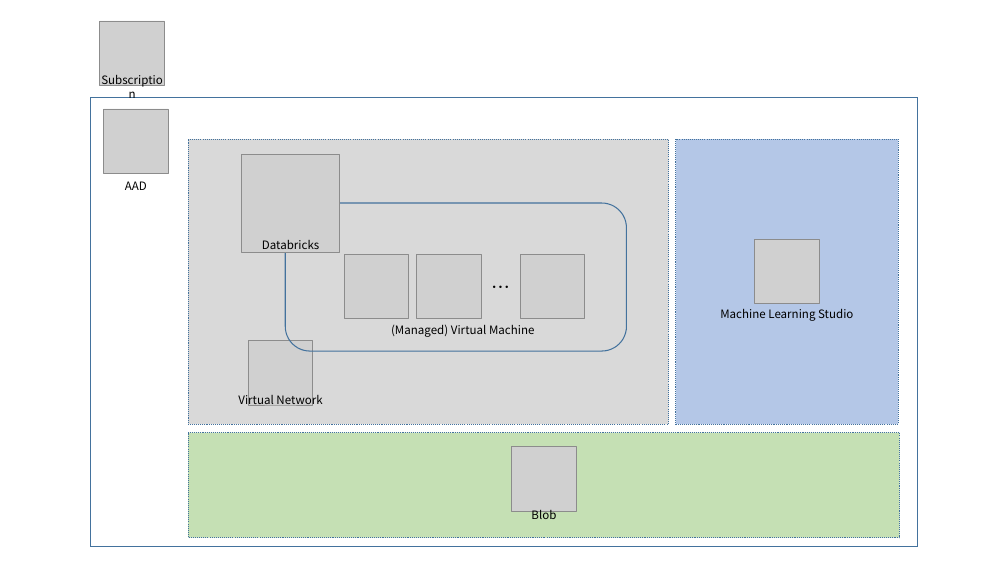
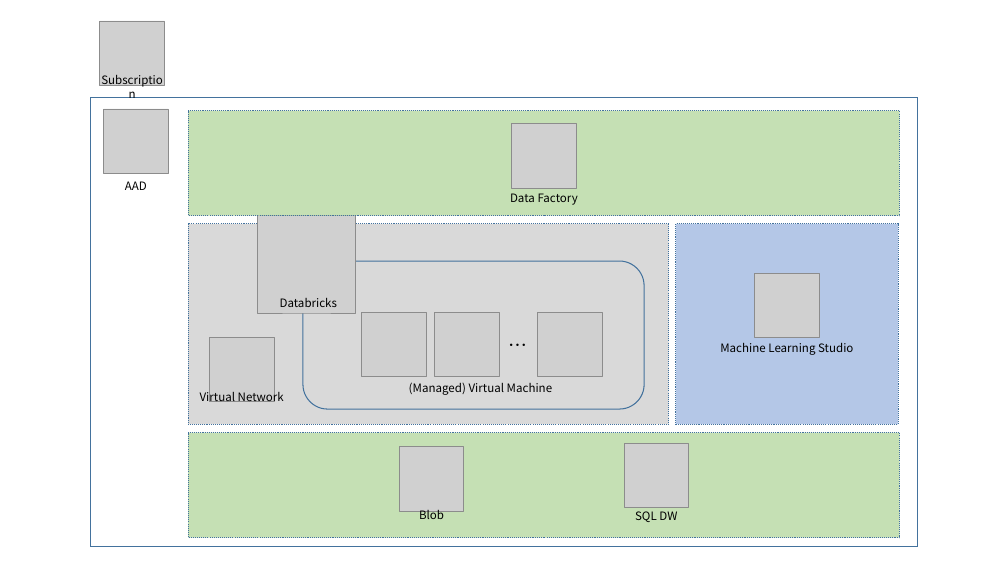
Before and after one commit to xlegend1024/az-cloudscale-adv-analytics, a slide deck: slide 2 of Architecture/az-databricks-hol-arch.pptx. Drawn at 1008x567 pixels with LibreOffice and Linux fonts; fonts in the diff are those of the drawing; grey boxes stand for pictures. Boxes give left, top, right and bottom in pixels: in the first picture for what was removed or moved away, otherwise in the second. Text is boxed around its words. In the diff, an @@ line names an element or a change of style, - is before the commit and + after.

```diff
--- a/Architecture/az-databricks-hol-arch.pptx
+++ b/Architecture/az-databricks-hol-arch.pptx
@@ rectangle added at bbox=[188, 110, 900, 216], fill #C5E0B4, outline #43739E 1 pt dashed @@
@@ picture added at bbox=[512, 124, 576, 188] @@
@@ text added at bbox=[510, 193, 578, 205], 11 pt, text #000000 @@
+Data Factory
@@ rectangle: place and size @@
-rectangle at bbox=[188, 139, 668, 424]
+rectangle at bbox=[188, 224, 668, 424]
@@ picture: place and size @@
-picture at bbox=[242, 154, 340, 252]
+picture at bbox=[258, 216, 355, 313]
@@ rectangle: place and size @@
-rectangle at bbox=[676, 139, 898, 424]
+rectangle at bbox=[676, 224, 898, 424]
@@ picture: place and size @@
-picture at bbox=[755, 240, 819, 304]
+picture at bbox=[755, 274, 819, 338]
@@ picture: place and size @@
-picture at bbox=[344, 254, 408, 318]
+picture at bbox=[361, 312, 426, 377]
@@ picture: place and size @@
-picture at bbox=[248, 340, 312, 405]
+picture at bbox=[209, 337, 274, 402]
@@ 2 pictures, 2 texts, 1 rounded rectangle: place and size @@
-2 pictures, 2 texts, 1 rounded rectangle at bbox=[262, 203, 626, 352]
+2 pictures, 2 texts, 1 rounded rectangle at bbox=[280, 261, 644, 409]
@@ text "Machine Learning Studio": place and size @@
-text "Machine Learning Studio" at bbox=[720, 308, 853, 321]
+text "Machine Learning Studio" at bbox=[720, 342, 853, 355]
@@ text "Virtual Network": place and size @@
-text "Virtual Network" at bbox=[238, 392, 322, 406]
+text "Virtual Network" at bbox=[200, 389, 284, 402]
@@ text "(Managed) Virtual Machine": place and size @@
-text "(Managed) Virtual Machine" at bbox=[391, 325, 534, 337]
+text "(Managed) Virtual Machine" at bbox=[409, 382, 552, 395]
@@ picture: place and size @@
-picture at bbox=[512, 447, 576, 511]
+picture at bbox=[399, 447, 464, 511]
@@ picture added at bbox=[625, 443, 689, 507] @@
@@ text "Blob": place and size @@
-text "Blob" at bbox=[531, 510, 556, 519]
+text "Blob" at bbox=[419, 510, 444, 519]
@@ text added at bbox=[635, 511, 677, 522], 11 pt, text #000000 @@
+SQL DW
```
Also in this commit, not shown: 1 other file.
